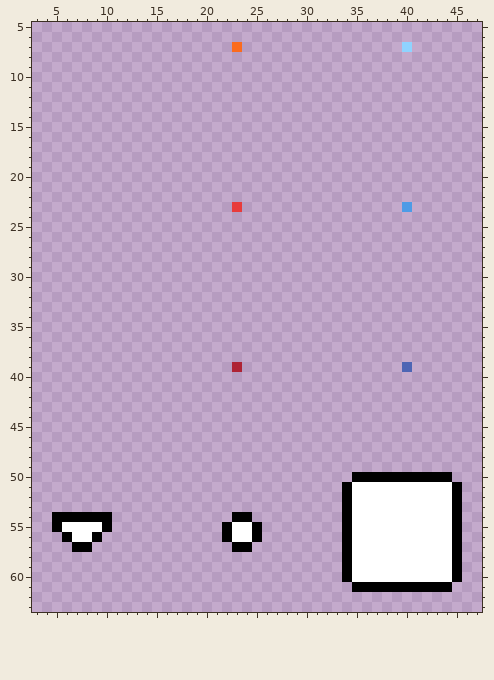
A pixel-art file gets an edit: Prototypes/prototype_CooknServe/Assets/Sprites/UI.aseprite. This is how it looked before the edit.
64x64 pixels, 1 frame. Shown: x 3..47, y 5..63.
And afterwards:
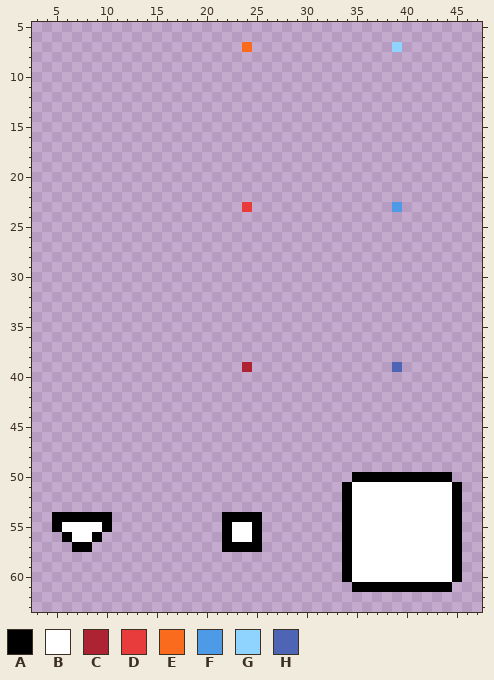
Palette (. is transparent): A #000000  B #ffffff  C #ae2334  D #e83b3b  E #fb6b1d  F #4d9be6  G #8fd3ff  H #4d65b4
The edit:
y 7: x 23..24 E. -> .E; x 39..40 .G -> G.
y 23: x 23..24 D. -> .D; x 39..40 .F -> F.
y 39: x 23..24 C. -> .C; x 39..40 .H -> H.
y 54: x 22 . -> A; x 25 . -> A
y 57: x 22 . -> A; x 25 . -> A
